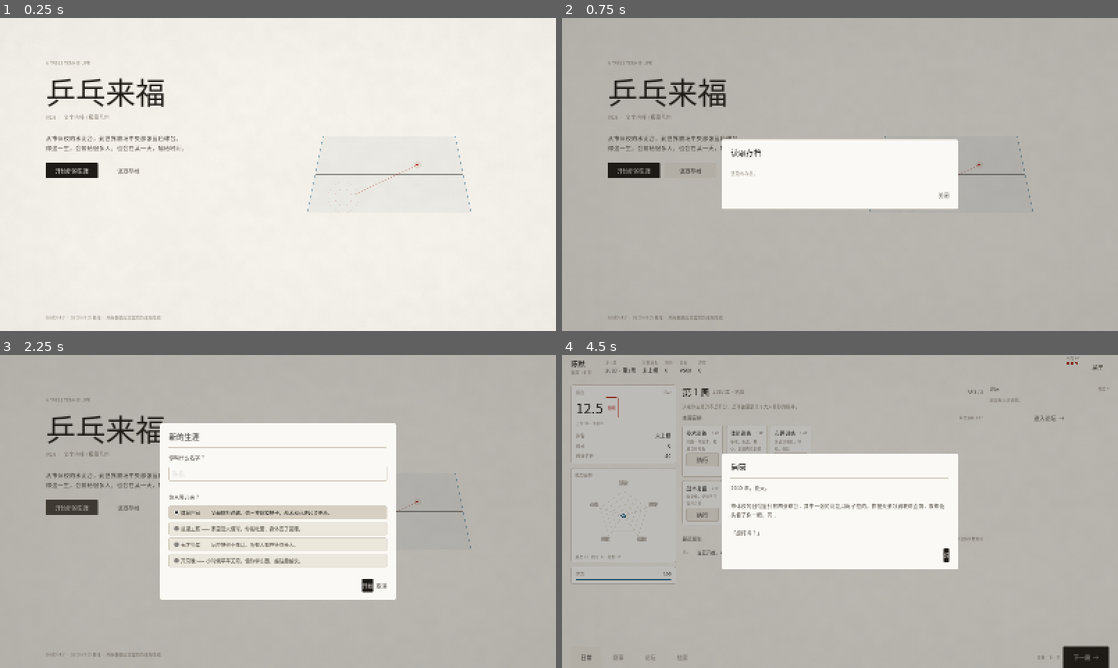
Above: before the commit, frames 1-4 (two rows, left to right).
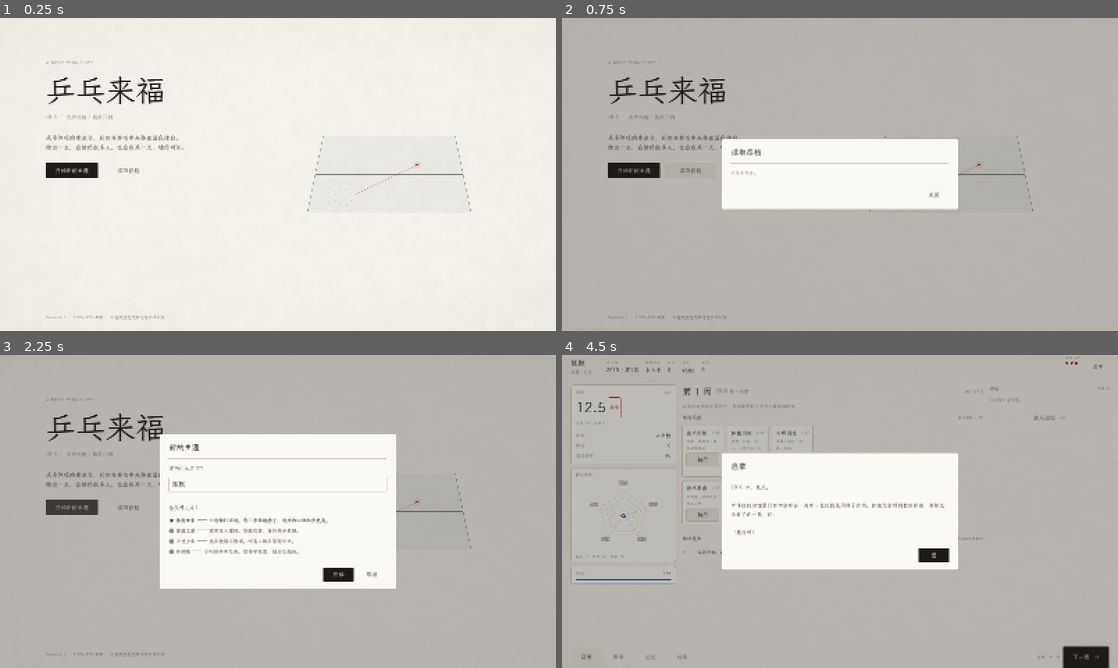
Above: after the commit, the same moments.

Repository: Moglass/PingPongLife
Game: Godot game, scene res://scenes/Main.tscn
The game is run twice, just before and just after one commit, with the same random seed, the same clock (stepped at 60 frames per second) and the same inputs.
Inputs:
- Up to frame 1 (0.25 s): no input
- Up to frame 2 (0.75 s): click "读取存档" at 0.5 s
- Up to frame 3 (2.25 s): click "关闭" at 1.25 s; click "开始新的生涯" at 2 s
- Up to frame 4 (4.5 s): click "取消" at 2.75 s; click "开始新的生涯" at 3.5 s; click "开始" at 4.25 s

The runs differ from the first frame. In frame 1, 1.6% of the frame differs, in the area x 8-33%, y 13-97%; in frame 2, 1.8%; in frame 3, 9.4%, in the area x 8-72%, y 13-97%; in frame 4, 2.2%.

Commit message:
feat(web): full cross-platform release (Web/PWA + platform adapters)
- 打包霞鹜文楷子集（3946 字 / 889KB WOFF2），Web 端不再依赖系统字体
- 新增 scripts/platform 适配层：Platform/Input/Layout/Audio/Lifecycle/Storage
- 存档码导入导出（PPL1.<base64>），PC ↔ iPhone 手动迁移
- 补全 LineEdit/CheckBox/TextEdit/PopupMenu 主题，修复 Web 上输入框白字不可见
- 按钮补齐 hover_pressed/focus 状态色
- Web 导出预设：单线程 + Compatibility + PWA
- GitHub Actions：自动构建并部署 GitHub Pages

Diff:
--- a/scripts/autoload/GameManager.gd
+++ b/scripts/autoload/GameManager.gd
@@ -767,6 +767,12 @@
 	var state := DataManager.load_game(s)
 	if state.is_empty():
 		return false
+	return restore(state)
+
+## 从任意已解析的存档字典恢复（存档码导入也走这里）
+func restore(state: Dictionary) -> bool:
+	if state.is_empty():
+		return false
 	p = PlayerStats.new()
 	p.from_dict(state.get("player", {}))
 	world.from_dict(state.get("world", {}))
--- /dev/null
+++ b/scripts/platform/AudioAdapter.gd
@@ -0,0 +1,25 @@
+class_name AudioAdapter
+extends RefCounted
+## 音频适配：浏览器要求首次用户手势后才能出声（AudioContext autoplay policy）。
+## 这里在第一次输入时解锁，并提供一个全局静音开关。
+
+static var _unlocked: bool = false
+static var muted: bool = false
+
+## 在用户第一次点击/触摸时调用
+static func unlock() -> void:
+	if _unlocked:
+		return
+	_unlocked = true
+	if PlatformAdapter.is_web():
+		# 让浏览器 resume AudioContext：播一个极小音量的空音
+		pass
+	AudioServer.set_bus_mute(0, muted)
+
+static func is_unlocked() -> bool:
+	return _unlocked
+
+static func toggle_mute() -> bool:
+	muted = not muted
+	AudioServer.set_bus_mute(0, muted)
+	return muted
--- /dev/null
+++ b/scripts/platform/InputAdapter.gd
@@ -0,0 +1,25 @@
+class_name InputAdapter
+extends RefCounted
+## 输入适配：鼠标 / 键盘 / 触控统一到「确认」和「取消」两个语义。
+## 具体事件映射由 project.godot 的 emulate_mouse_from_touch 处理，
+## 这里只提供语义查询，避免页面里散落 InputEventMouseButton 判断。
+
+static func is_touch_device() -> bool:
+	return PlatformAdapter.is_mobile()
+
+## 这一帧是否按下了「确认」（回车 / 空格 / 鼠标左键）
+static func confirm_pressed(event: InputEvent) -> bool:
+	if event is InputEventKey and event.pressed and not event.echo:
+		return event.keycode == KEY_ENTER or event.keycode == KEY_KP_ENTER or event.keycode == KEY_SPACE
+	return false
+
+static func cancel_pressed(event: InputEvent) -> bool:
+	if event is InputEventKey and event.pressed and not event.echo:
+		return event.keycode == KEY_ESCAPE
+	return false
+
+## 全局提示文案：不同平台的操作说明
+static func hint_text() -> String:
+	if PlatformAdapter.is_mobile():
+		return "点击继续"
+	return "空格：下一周"
--- /dev/null
+++ b/scripts/platform/LayoutAdapter.gd
@@ -0,0 +1,47 @@
+class_name LayoutAdapter
+extends RefCounted
+## 布局与屏幕：基础分辨率切换、安全区、横竖屏判定。
+## 页面只问「是不是竖屏 / 安全区多少」，不自己读 DisplayServer。
+
+const LANDSCAPE_SIZE := Vector2i(1600, 900)
+const PORTRAIT_SIZE := Vector2i(900, 1600)
+
+static func is_portrait() -> bool:
+	var sz := DisplayServer.window_get_size()
+	if sz.x <= 0 or sz.y <= 0:
+		return false
+	return sz.y > sz.x
+
+## 切换 CanvasItems 基准分辨率。必须三项一起设，否则 expand 会把竖屏拉成 1600×3000。
+static func apply_content_scale() -> void:
+	var win := DisplayServer.window_get_size()
+	if win.x <= 0 or win.y <= 0:
+		return
+	var tree := Engine.get_main_loop() as SceneTree
+	if tree == null:
+		return
+	var w: Window = tree.root.get_window()
+	if w == null:
+		return
+	w.content_scale_mode = Window.CONTENT_SCALE_MODE_CANVAS_ITEMS
+	w.content_scale_aspect = Window.CONTENT_SCALE_ASPECT_EXPAND
+	var target := PORTRAIT_SIZE if win.y > win.x else LANDSCAPE_SIZE
+	if w.content_scale_size != target:
+		w.content_scale_size = target
+
+## 安全区内边距（像素，已按窗口坐标）
+static func safe_area() -> Dictionary:
+	if not PlatformAdapter.is_mobile():
+		return {"top": 0, "bottom": 0}
+	var safe := DisplayServer.get_display_safe_area()
+	var win := DisplayServer.window_get_size()
+	if win.x <= 0 or win.y <= 0:
+		return {"top": 0, "bottom": 0}
+	return {
+		"top": maxi(0, safe.position.y),
+		"bottom": maxi(0, win.y - (safe.position.y + safe.size.y)),
+	}
+
+## 触控目标最小高度
+static func touch_h(base: int) -> int:
+	return maxi(base, 46) if PlatformAdapter.is_mobile() else base
--- /dev/null
+++ b/scripts/platform/LifecycleAdapter.gd
@@ -0,0 +1,26 @@
+class_name LifecycleAdapter
+extends RefCounted
+## 生命周期：切后台 / 回前台。
+## Web 上浏览器标签切换会触发 focus out，此时暂停并落盘，避免后台空转和丢档。
+
+static var _paused_by_lifecycle: bool = false
+
+static func on_focus_out() -> void:
+	if _paused_by_lifecycle:
+		return
+	_paused_by_lifecycle = true
+	Engine.time_scale = 0.0
+	AudioServer.set_bus_mute(0, true)
+	# 自动存档：切后台前把当前生涯落到 1 号槽
+	if GameManager.phase != GameManager.Phase.TITLE and GameManager.phase != GameManager.Phase.RETIRED:
+		GameManager.save_to(1)
+
+static func on_focus_in() -> void:
+	if not _paused_by_lifecycle:
+		return
+	_paused_by_lifecycle = false
+	Engine.time_scale = 1.0
+	AudioServer.set_bus_mute(0, false)
+
+static func is_paused() -> bool:
+	return _paused_by_lifecycle
--- /dev/null
+++ b/scripts/platform/PlatformAdapter.gd
@@ -0,0 +1,52 @@
+class_name PlatformAdapter
+extends RefCounted
+## 平台能力探测（唯一入口）。
+## 其它模块不允许直接写 OS.has_feature("web")，一律走这里，
+## 避免判断散落在每个页面里。
+
+enum Kind { DESKTOP, WEB, MOBILE_NATIVE }
+
+static func kind() -> Kind:
+	if OS.has_feature("web"):
+		return Kind.WEB
+	if OS.has_feature("mobile"):
+		return Kind.MOBILE_NATIVE
+	return Kind.DESKTOP
+
+static func is_web() -> bool:
+	return OS.has_feature("web")
+
+static func is_desktop() -> bool:
+	return not OS.has_feature("web") and not OS.has_feature("mobile")
+
+static func is_mobile() -> bool:
+	return OS.has_feature("mobile") or OS.has_feature("web") and _web_is_touch()
+
+## Web 端用 JS 判断是否触屏设备（UA + maxTouchPoints）
+static func _web_is_touch() -> bool:
+	if not OS.has_feature("web"):
+		return false
+	var js := """
+	(function(){
+		try {
+			return (navigator.maxTouchPoints > 1) ||
+				/iPhone|iPad|iPod|Android/i.test(navigator.userAgent);
+		} catch(e) { return false; }
+	})()
+	"""
+	var r: Variant = JavaScriptBridge.eval(js, true)
+	return bool(r) if r != null else false
+
+## 是否支持「下载文件」（Web 用 a[download]，桌面用 user:// 目录）
+static func can_download() -> bool:
+	return true
+
+## 是否支持系统字体回退（Web 端不保证）
+static func has_system_fonts() -> bool:
+	return not is_web()
+
+static func label() -> String:
+	match kind():
+		Kind.WEB: return "Web"
+		Kind.MOBILE_NATIVE: return "Mobile"
+		_: return "Desktop"
--- /dev/null
+++ b/scripts/platform/StorageAdapter.gd
@@ -0,0 +1,79 @@
+class_name StorageAdapter
+extends RefCounted
+## 存档的跨平台迁移：导出「存档码」，在另一台设备粘贴导入。
+##
+## 为什么用文本码而不是文件：
+## - Web 端没有可写的用户目录，浏览器下载受弹窗拦截影响；
+## - iOS Safari 的文件 App 交互成本高；
+## - 一段 Base64 文本可以复制到微信/备忘录，PC→手机是最短路径。
+##
+## 格式：PPL1.<base64(JSON)>，前缀用于识别与版本校验。
+
+const TAG := "PPL1"
+
+## 导出当前生涯为存档码
+static func export_code(slot: int = 1) -> String:
+	var state := GameManager.snapshot()
+	state["exported_at"] = Time.get_datetime_string_from_system()
+	var json := JSON.stringify({"v": DataManager.SAVE_VERSION, "state": state})
+	var b64 := Marshalls.utf8_to_base64(json)
+	return "%s.%s" % [TAG, b64]
+
+## 从存档码导入。返回 {ok, text}
+static func import_code(code: String) -> Dictionary:
+	var raw := code.strip_edges()
+	if not raw.begins_with(TAG + "."):
+		return {"ok": false, "text": "这不是有效的存档码。"}
+	var b64 := raw.substr(TAG.length() + 1)
+	var json := Marshalls.base64_to_utf8(b64)
+	if json == "":
+		return {"ok": false, "text": "存档码已损坏。"}
+	var parsed: Variant = JSON.parse_string(json)
+	if typeof(parsed) != TYPE_DICTIONARY:
+		return {"ok": false, "text": "存档码无法解析。"}
+	var payload: Dictionary = parsed
+	var ver := int(payload.get("v", 0))
+	if ver > DataManager.SAVE_VERSION:
+		return {"ok": false, "text": "存档来自更新的版本（v%d），请升级游戏。" % ver}
+	var state: Dictionary = payload.get("state", {})
+	if state.is_empty():
+		return {"ok": false, "text": "存档内容为空。"}
+	state = DataManager.repair_types(state)
+	var ok := GameManager.restore(state)
+	if not ok:
+		return {"ok": false, "text": "存档结构不兼容。"}
+	return {"ok": true, "text": "已导入：%s · %d 岁。" % [GameManager.p.player_name, GameManager.p.age]}
+
+## Web：触发浏览器下载（桌面端写 user://exports/）
+static func download_code(code: String, filename: String = "pingpong_save.txt") -> String:
+	if PlatformAdapter.is_web():
+		var js := """
+		(function(){
+			try {
+				const text = %s;
+				const blob = new Blob([text], {type: 'text/plain'});
+				const a = document.createElement('a');
+				a.href = URL.createObjectURL(blob);
+				a.download = %s;
+				document.body.appendChild(a);
+				a.click();
+				setTimeout(() => { URL.revokeObjectURL(a.href); a.remove(); }, 1500);
+				return 'ok';
+			} catch(e) { return 'err:' + e.message; }
+		})()
+		""" % [JSON.stringify(code), JSON.stringify(filename)]
+		var r: Variant = JavaScriptBridge.eval(js, true)
+		return str(r) if r != null else "err"
+	DirAccess.make_dir_recursive_absolute("user://exports")
+	var path := "user://exports/" + filename
+	var f := FileAccess.open(path, FileAccess.WRITE)
+	if f == null:
+		return "err"
+	f.store_string(code)
+	f.close()
+	return ProjectSettings.globalize_path(path)
+
+## 存档体积（用于 UI 提示）
+static func code_size(code: String) -> String:
+	var kb := float(code.length()) / 1024.0
+	return "%.1f KB" % kb
--- a/scripts/ui/MainUI.gd
+++ b/scripts/ui/MainUI.gd
@@ -35,25 +35,14 @@
 	EventBus.match_started.connect(_on_match_started)
 	EventBus.player_retired.connect(_on_retired)
 
-## 横竖屏切换基础分辨率：否则 expand 会把竖屏拉成 1600×3000，UI 缩成一条。
+## 横竖屏切换基础分辨率（细节在 LayoutAdapter）
 func _apply_content_scale() -> void:
-	var win := DisplayServer.window_get_size()
-	if win.x <= 0 or win.y <= 0:
-		return
-	var target := Vector2i(900, 1600) if win.y > win.x else Vector2i(1600, 900)
-	var w := get_window()
-	if w == null:
-		return
-	w.content_scale_mode = Window.CONTENT_SCALE_MODE_CANVAS_ITEMS
-	w.content_scale_aspect = Window.CONTENT_SCALE_ASPECT_EXPAND
-	if w.content_scale_size != target:
-		w.content_scale_size = target
-		print("[UI] content_scale -> ", target)
+	LayoutAdapter.apply_content_scale()
 
 func _on_window_resized() -> void:
-	var before := UIKit.is_portrait()
+	var before := LayoutAdapter.is_portrait()
 	_apply_content_scale()
-	if before == UIKit.is_portrait():
+	if before == LayoutAdapter.is_portrait():
 		return
 	if page == Page.TITLE:
 		_show_title()
@@ -61,6 +50,13 @@
 	_build_topbar()
 	_build_navbar()
 	show_page(page, false)
+
+func _notification(what: int) -> void:
+	match what:
+		NOTIFICATION_APPLICATION_FOCUS_OUT:
+			LifecycleAdapter.on_focus_out()
+		NOTIFICATION_APPLICATION_FOCUS_IN:
+			LifecycleAdapter.on_focus_in()
 
 # ---------------------------------------------------------------- 基础层
 
@@ -99,14 +95,9 @@
 
 ## iPhone 灵动岛 / Android 挖孔屏安全区
 func _apply_safe_area(vb: VBoxContainer) -> void:
-	if not UIKit.is_mobile():
-		return
-	var safe := DisplayServer.get_display_safe_area()
-	var win := DisplayServer.window_get_size()
-	if win.x <= 0 or win.y <= 0:
-		return
-	var top := maxi(0, safe.position.y)
-	var bottom := maxi(0, win.y - (safe.position.y + safe.size.y))
+	var inset := LayoutAdapter.safe_area()
+	var top: int = int(inset["top"])
+	var bottom: int = int(inset["bottom"])
 	if top > 0 or bottom > 0:
 		vb.add_theme_constant_override("separation", 0)
 		var pad_top := Control.new()
@@ -228,6 +219,9 @@
 	name_edit.add_theme_font_size_override("font_size", 18)
 	name_edit.add_theme_stylebox_override("normal", _input_style())
 	name_edit.add_theme_stylebox_override("focus", _input_style(UIKit.INK))
+	name_edit.add_theme_color_override("font_color", UIKit.INK)
+	name_edit.add_theme_color_override("caret_color", UIKit.INK)
+	name_edit.add_theme_color_override("font_placeholder_color", UIKit.INK_3)
 	body.add_child(name_edit)
 
 	body.add_child(UIKit.spacer(6))
@@ -533,6 +527,10 @@
 		GameManager.pending_event = {}
 	if not GameManager.pressure.is_empty() and int(GameManager.pressure.get("level", 0)) >= 2:
 		_show_pressure()
+
+func _input(event: InputEvent) -> void:
+	if event is InputEventMouseButton or event is InputEventScreenTouch or event is InputEventKey:
+		AudioAdapter.unlock()
 
 func _unhandled_input(event: InputEvent) -> void:
 	if event is InputEventKey and event.pressed and not event.echo:
@@ -624,8 +622,72 @@
 		_open_retire()
 	))
 	body.add_child(UIKit.hsep())
-	body.add_child(UIKit.dim("所有数据保存在 user://saves", 11))
+	body.add_child(UIKit.btn("导出存档（跨设备）", "normal", func() -> void:
+		_close_modal()
+		_open_export()
+	))
+	body.add_child(UIKit.btn("导入存档码", "normal", func() -> void:
+		_close_modal()
+		_open_import()
+	))
+	body.add_child(UIKit.hsep())
+	body.add_child(UIKit.dim("存档码可复制到手机粘贴导入。所有数据保存在 user://saves", 11))
 	modal("菜单", body, [{"t": "关闭", "kind": "ghost", "cb": _close_modal}], false)
+
+# ---------------------------------------------------------------- 存档迁移
+
+func _open_export() -> void:
+	var code := StorageAdapter.export_code(1)
+	var body := UIKit.vbox(10)
+	body.add_child(UIKit.dim("复制这段文本，在另一台设备用「导入存档码」粘贴。", 12))
+	var te := TextEdit.new()
+	te.text = code
+	te.editable = false
+	te.custom_minimum_size = Vector2(600, 110)
+	te.add_theme_font_size_override("font_size", 11)
+	te.add_theme_color_override("font_color", UIKit.INK_2)
+	body.add_child(te)
+	body.add_child(UIKit.dim("长度 %s · 含全部生涯数据" % StorageAdapter.code_size(code), 10))
+
+	var copy_cb := func() -> void:
+		DisplayServer.clipboard_set(code)
+		toast("已复制到剪贴板", "ok")
+	var dl_cb := func() -> void:
+		var r := StorageAdapter.download_code(code)
+		if r == "ok" or r == "err":
+			toast("已开始下载" if r == "ok" else "下载失败", "ok" if r == "ok" else "warn")
+		else:
+			toast("已保存：" + r, "ok")
+	modal("导出存档", body, [
+		{"t": "复制", "kind": "primary", "cb": copy_cb},
+		{"t": "下载文件", "kind": "normal", "cb": dl_cb},
+		{"t": "关闭", "kind": "ghost", "cb": _close_modal},
+	], true)
+
+func _open_import() -> void:
+	var body := UIKit.vbox(10)
+	body.add_child(UIKit.dim("粘贴另一台设备导出的存档码（以 PPL1. 开头）。", 12))
+	var te := TextEdit.new()
+	te.custom_minimum_size = Vector2(600, 130)
+	te.add_theme_font_size_override("font_size", 11)
+	te.add_theme_color_override("font_color", UIKit.INK)
+	body.add_child(te)
+	body.add_child(UIKit.dim("导入会覆盖当前进度，请先导出备份。", 10))
+
+	var do_import := func() -> void:
+		var r := StorageAdapter.import_code(te.text)
+		if not bool(r.get("ok", false)):
+			toast(str(r.get("text", "导入失败")), "warn")
+			return
+		_close_modal()
+		_build_topbar()
+		_build_navbar()
+		show_page(Page.CAREER)
+		toast(str(r.get("text", "已导入")), "ok")
+	modal("导入存档码", body, [
+		{"t": "导入", "kind": "primary", "cb": do_import},
+		{"t": "取消", "kind": "ghost", "cb": _close_modal},
+	], true)
 
 # ---------------------------------------------------------------- 弹窗 / Toast
 
@@ -654,6 +716,7 @@
 		hb.alignment = BoxContainer.ALIGNMENT_END
 		for b in buttons:
 			var btn := UIKit.btn(str(b.get("t", "")), str(b.get("kind", "normal")))
+			btn.custom_minimum_size = Vector2(maxf(88.0, float(str(b.get("t", "")).length()) * 20.0 + 36.0), 40)
 			var cb: Callable = b.get("cb", Callable())
 			if cb.is_valid():
 				btn.pressed.connect(cb)
--- a/scripts/ui/UIKit.gd
+++ b/scripts/ui/UIKit.gd
@@ -33,20 +33,17 @@
 
 ## 是否运行在触屏设备上（移动端把点击目标放到 44pt 以上）
 static func is_mobile() -> bool:
-	return OS.has_feature("mobile") or OS.has_feature("android") or OS.has_feature("ios")
+	return PlatformAdapter.is_mobile()
 
 static func touch_size(base_h: int) -> int:
-	return maxi(base_h, 46) if is_mobile() else base_h
+	return LayoutAdapter.touch_h(base_h)
 
 ## 竖屏判定：移动端需要单栏布局
 static func is_portrait() -> bool:
-	var sz := DisplayServer.window_get_size()
-	if sz.x <= 0 or sz.y <= 0:
-		return false
-	return sz.y > sz.x
-
-## 默认字体：系统中文无衬线。Windows / macOS / Android 均有，且字形完整。
-static func make_font() -> SystemFont:
+	return LayoutAdapter.is_portrait()
+
+## 系统字体（缺字回退用）。Web 环境没有系统字体，只作为桌面端的兜底。
+static func make_system_font() -> SystemFont:
 	var f := SystemFont.new()
 	f.font_names = PackedStringArray([
 		"Microsoft YaHei UI", "Microsoft YaHei", "PingFang SC",
@@ -56,6 +53,17 @@
 	f.allow_system_fallback = true
 	f.subpixel_positioning = TextServer.SUBPIXEL_POSITIONING_AUTO
 	return f
+
+## 默认字体：打包的霞鹜文楷子集（3946 字，889KB WOFF2），缺字回退系统字体。
+## 打包字体是 Web 导出的硬前提——浏览器里没有「微软雅黑」。
+static func make_font() -> Font:
+	if ResourceLoader.exists("res://assets/fonts/game.woff2"):
+		var f: FontFile = load("res://assets/fonts/game.woff2")
+		if f != null:
+			var fb: Array[Font] = [make_system_font()]
+			f.fallbacks = fb
+			return f
+	return make_system_font()
 
 static func make_theme() -> Theme:
 	var t := Theme.new()
@@ -105,6 +113,48 @@
 	t.set_stylebox("background", "ProgressBar", pb_bg)
 	t.set_stylebox("fill", "ProgressBar", pb_fill)
 
+	# LineEdit（Web 上默认是白字，必须显式覆盖）
+	t.set_color("font_color", "LineEdit", INK)
+	t.set_color("font_uneditable_color", "LineEdit", INK_3)
+	t.set_color("font_placeholder_color", "LineEdit", INK_3)
+	t.set_color("caret_color", "LineEdit", INK)
+	t.set_color("selection_color", "LineEdit", CYAN_SOFT)
+	t.set_stylebox("normal", "LineEdit", _sb(WHITE, LINE, 2, 1))
+	t.set_stylebox("focus", "LineEdit", _sb(WHITE, INK, 2, 1))
+
+	# TextEdit
+	t.set_color("font_color", "TextEdit", INK)
+	t.set_color("caret_color", "TextEdit", INK)
+	t.set_color("selection_color", "TextEdit", CYAN_SOFT)
+	t.set_stylebox("normal", "TextEdit", _sb(WHITE, LINE, 2, 1))
+	t.set_stylebox("focus", "TextEdit", _sb(WHITE, INK, 2, 1))
+
+	# CheckBox / CheckButton
+	t.set_color("font_color", "CheckBox", INK_2)
+	t.set_color("font_hover_color", "CheckBox", INK)
+	t.set_color("font_pressed_color", "CheckBox", INK)
+	t.set_color("font_hover_pressed_color", "CheckBox", INK)
+	t.set_color("icon_normal_color", "CheckBox", INK_3)
+	t.set_color("icon_hover_color", "CheckBox", INK)
+	t.set_color("icon_pressed_color", "CheckBox", RED)
+	t.set_color("icon_hover_pressed_color", "CheckBox", RED)
+	for state in ["normal", "hover", "pressed", "hover_pressed", "disabled"]:
+		t.set_stylebox(state, "CheckBox", StyleBoxEmpty.new())
+
+	# OptionButton / PopupMenu
+	t.set_color("font_color", "OptionButton", INK)
+	t.set_color("font_hover_color", "OptionButton", INK)
+	t.set_color("font_pressed_color", "OptionButton", INK)
+	t.set_color("font_color", "PopupMenu", INK)
+	t.set_color("font_hover_color", "PopupMenu", INK)
+	t.set_color("font_separator_color", "PopupMenu", INK_3)
+	t.set_stylebox("panel", "PopupMenu", _sb(WHITE, LINE, 2, 1))
+	t.set_stylebox("hover", "PopupMenu", _sb(PAPER_2, Color.TRANSPARENT, 2, 0))
+
+	# Tooltip / AcceptDialog
+	t.set_color("font_color", "TooltipLabel", PAPER)
+	t.set_stylebox("panel", "TooltipPanel", _sb(INK, INK, 2, 0))
+
 	# ScrollContainer 滚动条
 	var grab := _sb(INK_3, Color.TRANSPARENT, 2, 0)
 	grab.content_margin_left = 3
@@ -244,17 +294,17 @@
 			b.add_theme_stylebox_override("normal", _sb(INK, INK, 2, 0))
 			b.add_theme_stylebox_override("hover", _sb(INK_2, INK_2, 2, 0))
 			b.add_theme_stylebox_override("pressed", _sb(Color("#000000"), Color("#000000"), 2, 0))
-			b.add_theme_color_override("font_color", PAPER)
-			b.add_theme_color_override("font_hover_color", PAPER)
-			b.add_theme_color_override("font_pressed_color", PAPER)
+			for st in ["font_color", "font_hover_color", "font_pressed_color", "font_hover_pressed_color", "font_focus_color"]:
+				b.add_theme_color_override(st, PAPER)
 		"danger":
 			b.add_theme_stylebox_override("normal", _sb(RED, RED, 2, 0))
-			b.add_theme_color_override("font_color", WHITE)
-			b.add_theme_color_override("font_hover_color", WHITE)
+			for st in ["font_color", "font_hover_color", "font_pressed_color", "font_hover_pressed_color", "font_focus_color"]:
+				b.add_theme_color_override(st, WHITE)
 		"ghost":
 			b.add_theme_stylebox_override("normal", _sb(Color.TRANSPARENT, Color.TRANSPARENT, 2, 0))
 			b.add_theme_stylebox_override("hover", _sb(PAPER_2, Color.TRANSPARENT, 2, 0))
-			b.add_theme_color_override("font_color", INK_2)
+			for st in ["font_color", "font_hover_color", "font_pressed_color", "font_hover_pressed_color", "font_focus_color"]:
+				b.add_theme_color_override(st, INK_2)
 	if cb.is_valid():
 		b.pressed.connect(cb)
 	b.pressed.connect(func() -> void: AudioDirector.play_sfx("ui"))
--- a/tools/MakeIcons.gd
+++ b/tools/MakeIcons.gd
@@ -7,7 +7,7 @@
 	if base == null:
 		print("no image"); get_tree().quit(); return
 	base.convert(Image.FORMAT_RGBA8)
-	var sizes := [1024, 180, 167, 152, 120, 87, 80, 76, 60, 40, 29, 20]
+	var sizes := [1024, 512, 180, 167, 152, 144, 120, 87, 80, 76, 60, 40, 29, 20]
 	for s in sizes:
 		var img := base.duplicate() as Image
 		img.resize(s, s, Image.INTERPOLATE_LANCZOS)
Not shown, added: assets/fonts/charset.txt
Binary file added: assets/fonts/game.woff2
Not shown, added: assets/fonts/game.woff2.import
Binary file added: assets/icons/icon_144.png
Not shown, added: assets/icons/icon_144.png.import
Binary file added: assets/icons/icon_512.png
Not shown, added: assets/icons/icon_512.png.import
Not shown, changed: export_presets.cfg
Not shown, added: scripts/platform/AudioAdapter.gd.uid
Not shown, added: scripts/platform/InputAdapter.gd.uid
Not shown, added: scripts/platform/LayoutAdapter.gd.uid
Not shown, added: scripts/platform/LifecycleAdapter.gd.uid
(and 2 more such lines)
